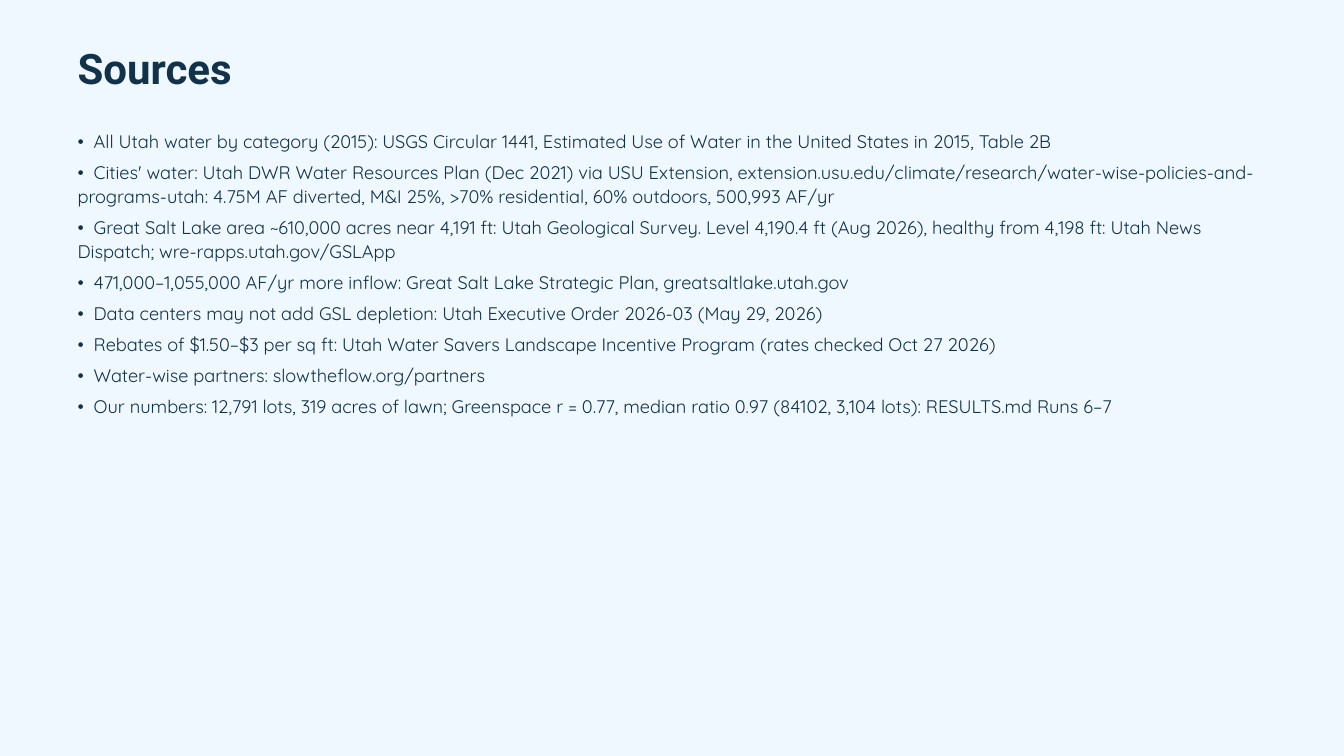
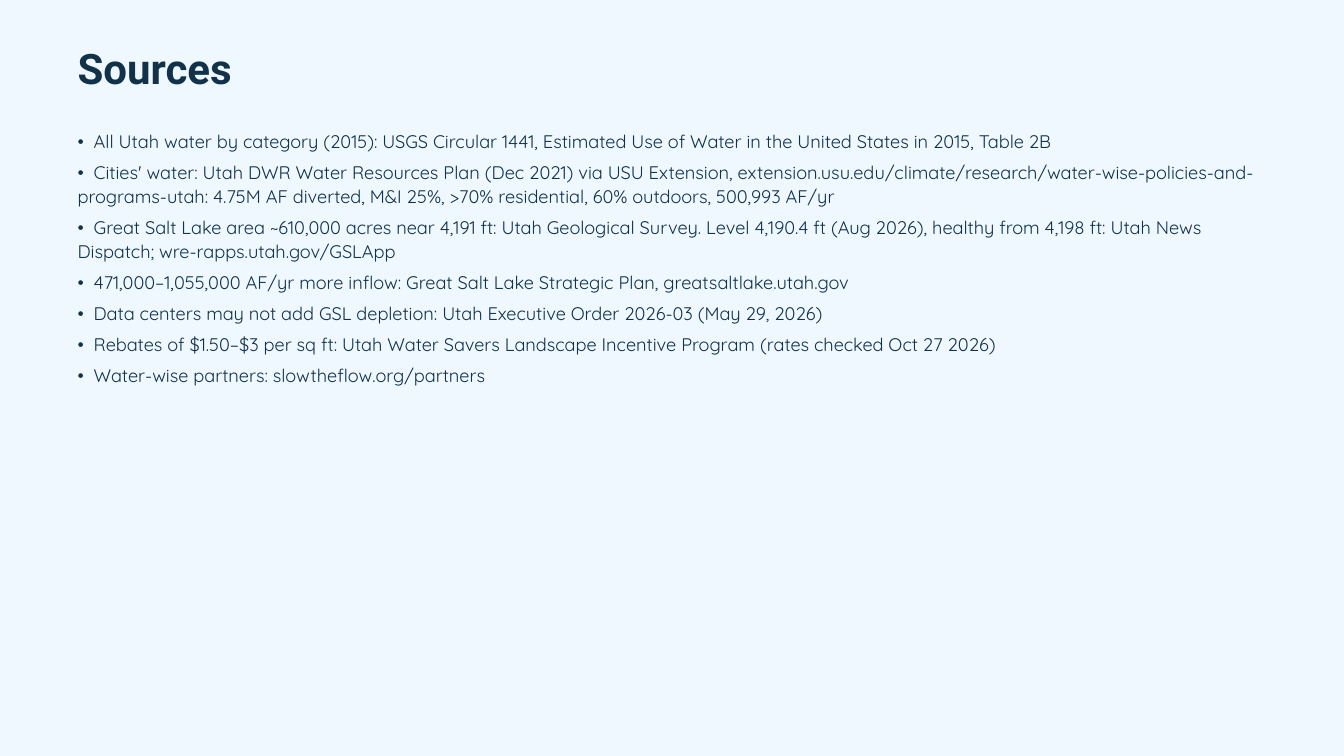
Before and after one commit to adamfortuna/overwatering, a slide deck: slide 23 of docs/pitch/overwatering.pptx (slide 25 before the commit). Drawn at 1344x756 pixels with LibreOffice and Linux fonts; fonts in the diff are those of the drawing. Boxes give left, top, right and bottom in pixels: in the first picture for what was removed or moved away, otherwise in the second. Text is boxed around its words. In the diff, an @@ line names an element or a change of style, - is before the commit and + after.

```diff
--- a/docs/pitch/overwatering.pptx
+++ b/docs/pitch/overwatering.pptx
@@ text at (94, 399, 1111, 417): paragraph removed @@
-• Our numbers: 12,791 lots, 319 acres of lawn; Greenspace r = 0.77, median ratio 0.97 (84102, 3,104 lots): RESULTS.md Runs 6–7
```
Also in this commit, not shown: 2 slides removed, 4 other files.
